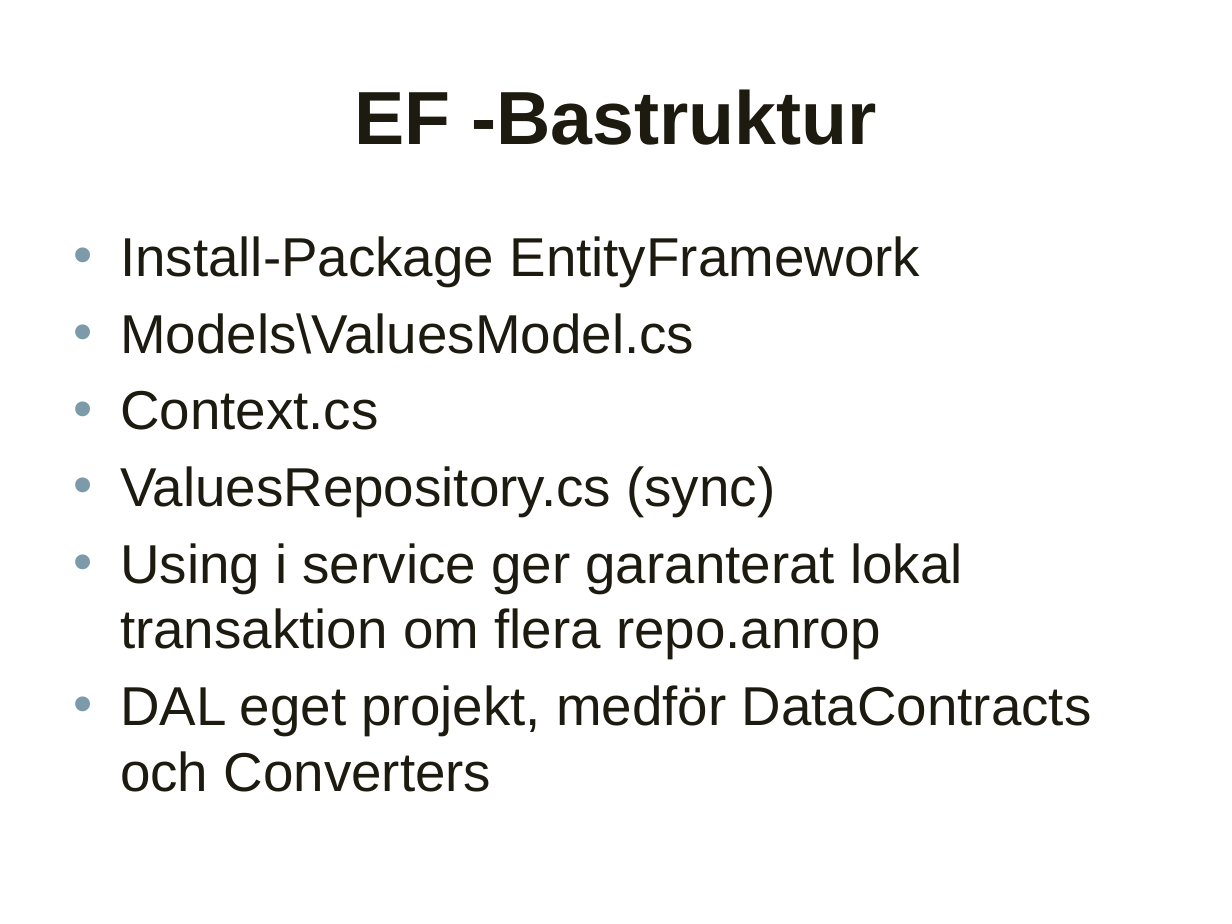
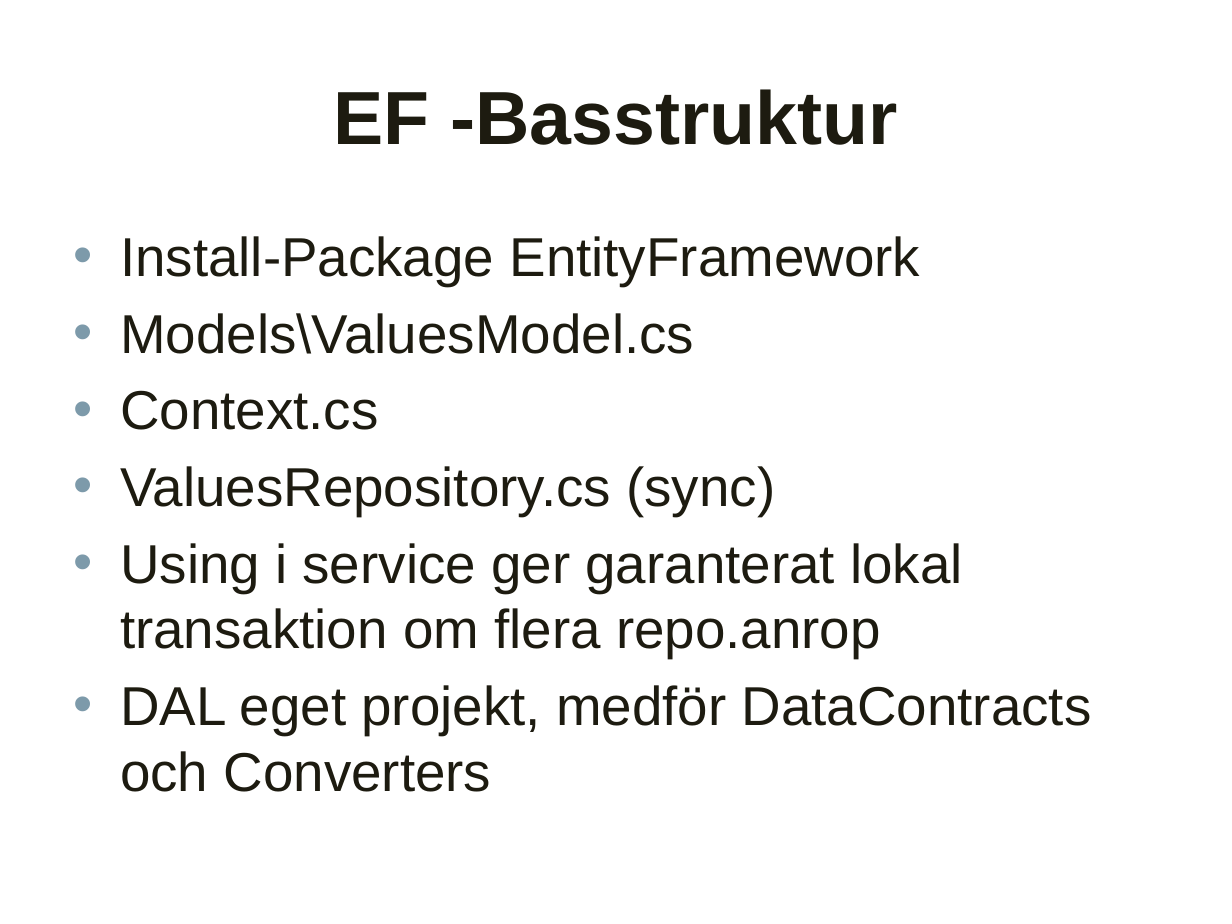
Before and after one commit to altenstedt/OpKoKo.15.2.WebApi, a slide deck: slide 3 of DataAccess.pptx. Drawn at 1232x924 pixels with LibreOffice and Linux fonts; fonts in the diff are those of the drawing; background and template pictures are left out. Boxes give left, top, right and bottom in pixels: in the first picture for what was removed or moved away, otherwise in the second. Text is boxed around its words. In the diff, an @@ line names an element or a change of style, - is before the commit and + after.

```diff
--- a/DataAccess.pptx
+++ b/DataAccess.pptx
@@ title at [333,89,897,145]: text changed @@
-EF -Bastruktur
+EF -Basstruktur
```
Also in this commit, not shown: 5 other slides changed, 1 other file.
